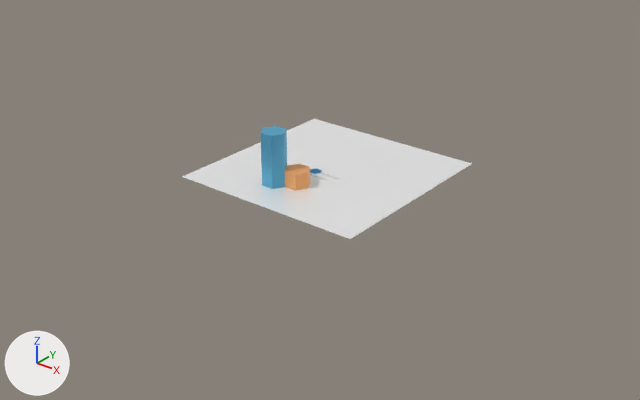
The glTF model models/primaria.gltf as it was, and as the next commit left it.
Before and after are seen from a camera (50 mm lens) standing at (0.446, -0.572, 0.321) and looking at (0.013, -0.029, -0.015). Lighting does not change. The marker at lower left points along +X, +Y and +Z. Where no turn or scale is listed for an object, it has been applied to the vertices. Vertices at the same position are counted once.
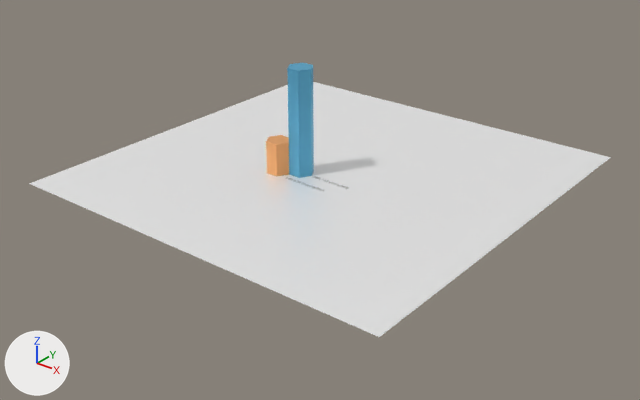
The edits, one by one:
Material 'Material_0' (mat_material_0) changes colour from blue #62b6db to orange #fcb777; in linear values from (0.122, 0.467, 0.706) to (0.973, 0.471, 0.184).
Material 'Material_1' (mat_material_1) changes colour from orange #fcb777 to blue #62b6db; in linear values from (0.973, 0.471, 0.184) to (0.122, 0.467, 0.706).
me_mesh_0 has 12 vertices, 20 faces and spans x -0.0308..-0.0077, y -0.0619..-0.0419, z 0.0..0.0486.
me_mesh_0 is used by ob_mesh_0; location (0.0, 0.0, 0.0).
me_mesh_0 part 1: the whole mesh is scaled about its middle by (1, 1, 0.616), then moved by (-0.0143, 0.0223, -0.0093).
me_mesh_1 has 12 vertices, 20 faces and spans x -0.0134..0.0097, y -0.0519..-0.0319, z 0.0..0.015.
me_mesh_1 is used by ob_mesh_1; location (0.0, 0.0, 0.0).
me_mesh_1 part 2: the whole mesh is scaled about its middle by (1, 1, 6.5), then moved by (-0.0143, 0.0223, 0.0411).
me_mesh_2 has 40401 vertices, 80000 faces and spans x -0.092..0.092, y -0.092..0.092, z 0.0.
me_mesh_2 is used by ob_mesh_2; location (0.0, 0.0, 0.0).
me_mesh_2 part 3: the whole mesh is scaled about its middle by 2.

Location of each change, [x1, y1, x2, y2] in pixels of the pictures (640 x 400 px):
'Mesh_2', mesh rescaled (100% wider, 112% taller): before [182, 119, 472, 239]; after [29, 82, 611, 337]
'Mesh_1', recoloured, mesh rescaled (8% wider, 314% taller): before [285, 164, 310, 191]; after [287, 63, 314, 178]
'Mesh_0', recoloured, mesh rescaled (11% narrower, 34% shorter): before [261, 126, 287, 189]; after [266, 135, 289, 176]
